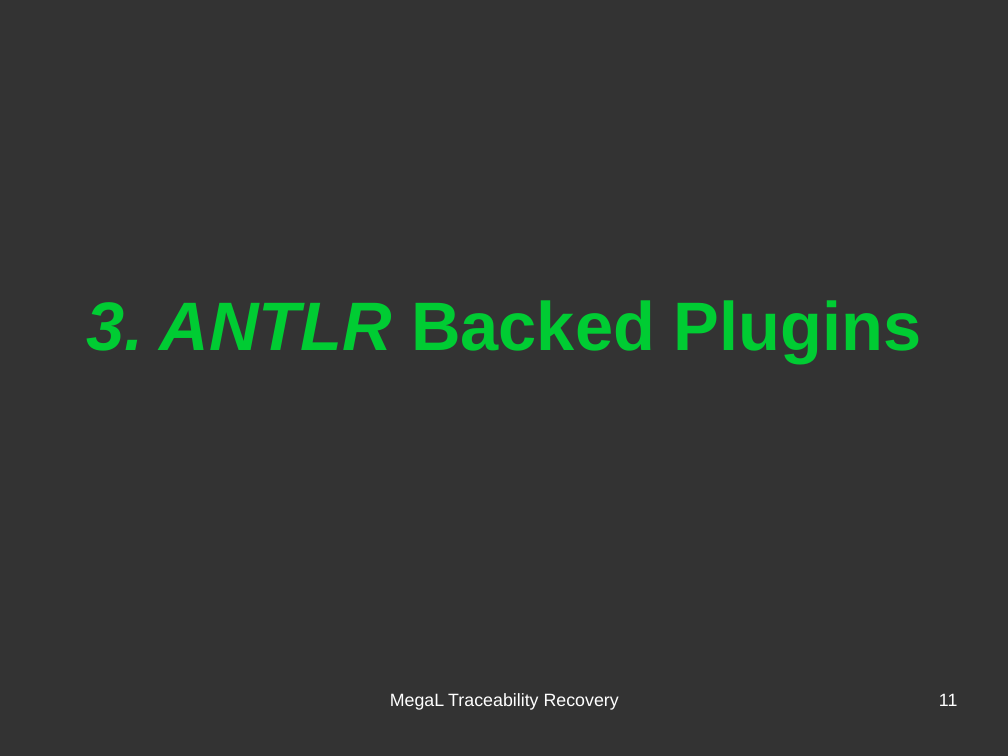
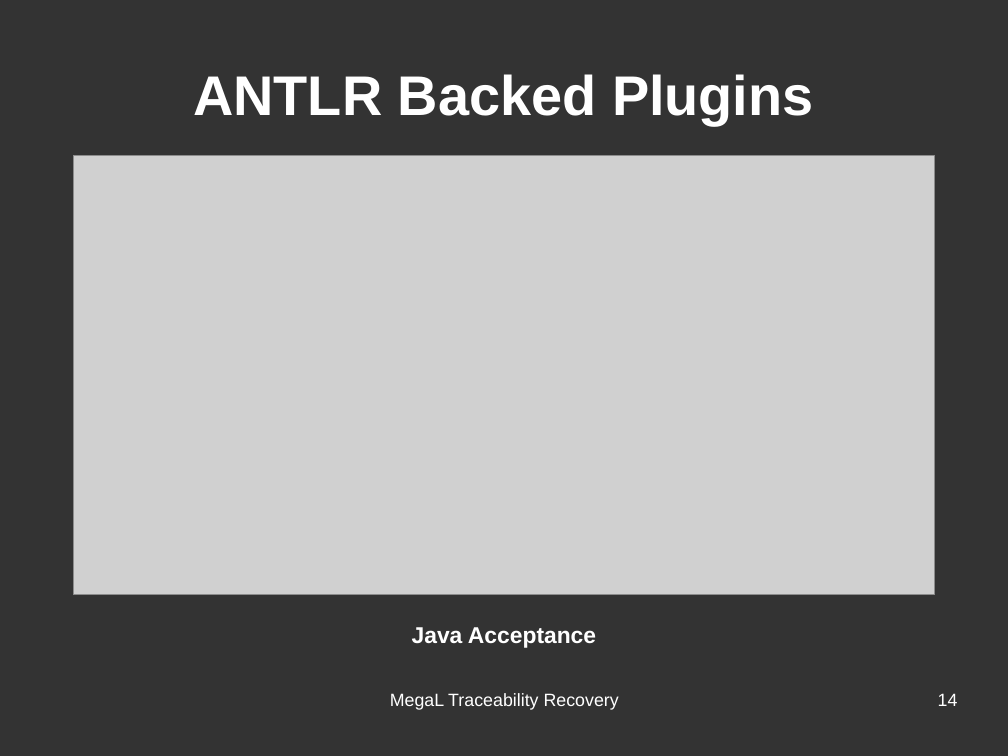
Before and after one commit to hayasam/megal-tr, a slide deck: slide 14 of slides/meeting-2016-06-28/meeting-2016-06-28.odp (slide 11 before the commit). Drawn at 1008x756 pixels with LibreOffice and Linux fonts; fonts in the diff are those of the drawing; grey boxes stand for pictures. Boxes give left, top, right and bottom in pixels: in the first picture for what was removed or moved away, otherwise in the second. Text is boxed around its words. In the diff, an @@ line names an element or a change of style, - is before the commit and + after.

```diff
--- a/slides/meeting-2016-06-28/meeting-2016-06-28.odp
+++ b/slides/meeting-2016-06-28/meeting-2016-06-28.odp
@@ title at (193, 74, 813, 125): text changed; size 54 to 44 pt; text colour #00CC33 to #FFFFFF @@
-3. ANTLR Backed Plugins
+ANTLR Backed Plugins
@@ picture added at (73, 155, 935, 595) @@
@@ text added at (412, 627, 596, 648), 18 pt, text #FFFFFF, bold @@
+Java Acceptance
@@ page number at (938, 693, 958, 706): text changed @@
-11
+14
```
Also in this commit, not shown: 10 other slides changed, 5 slides added, 5 slides removed, 1 other file.
